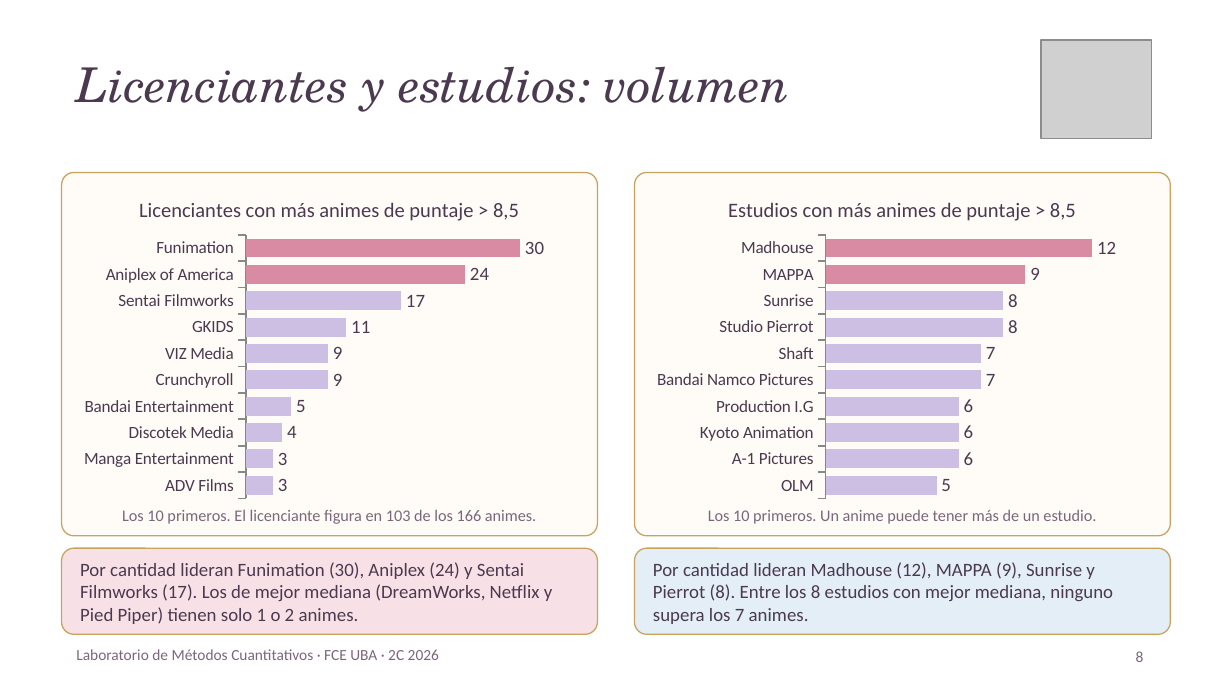
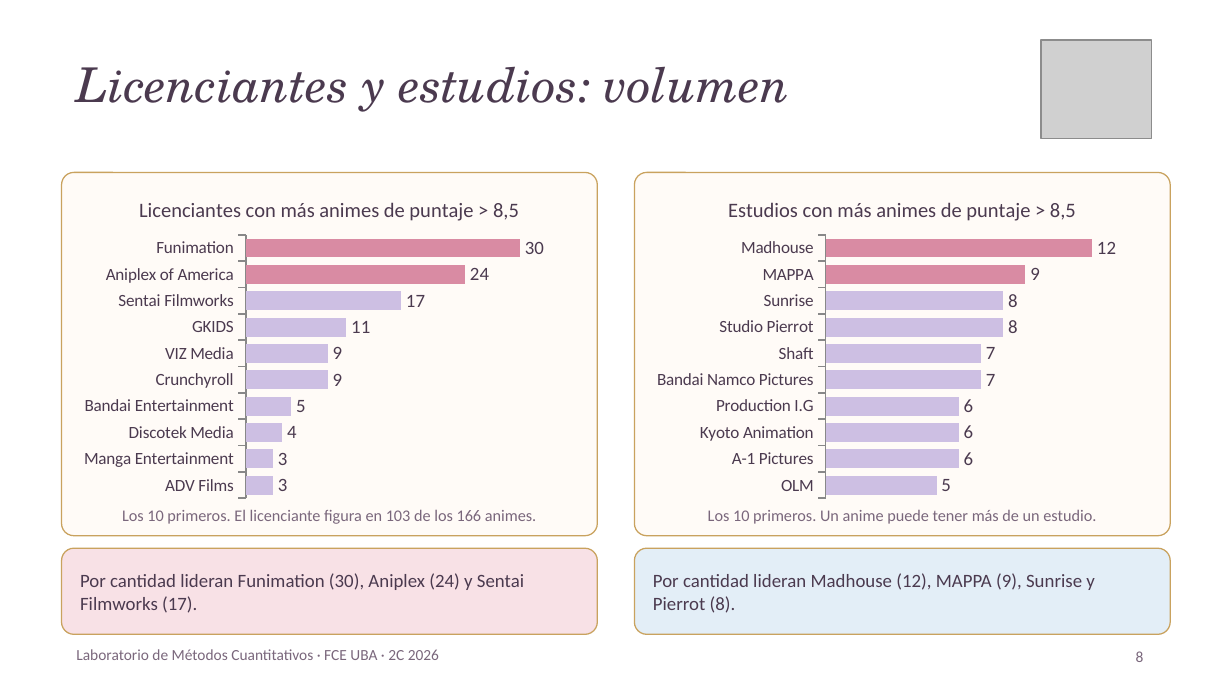
Before and after one commit to bondiolandia/TP_Laboratorio_de_M-todos_Cuantitativos_2026, a slide deck: slide 8 of Presentacion_TP_Anime_Nuevo_Orden.pptx. Drawn at 1232x693 pixels with LibreOffice and Linux fonts; fonts in the diff are those of the drawing; grey boxes stand for pictures; background and template pictures are left out. Boxes give left, top, right and bottom in pixels: in the first picture for what was removed or moved away, otherwise in the second. Text is boxed around its words. In the diff, an @@ line names an element or a change of style, - is before the commit and + after.

```diff
--- a/Presentacion_TP_Anime_Nuevo_Orden.pptx
+++ b/Presentacion_TP_Anime_Nuevo_Orden.pptx
@@ text at (80, 573, 524, 613): text changed @@
-Por cantidad lideran Funimation (30), Aniplex (24) y Sentai Filmworks (17). Los de mejor mediana (DreamWorks, Netflix y Pied Piper) tienen solo 1 o 2 animes.
+Por cantidad lideran Funimation (30), Aniplex (24) y Sentai Filmworks (17).
@@ text at (653, 573, 1095, 613): text changed @@
-Por cantidad lideran Madhouse (12), MAPPA (9), Sunrise y Pierrot (8). Entre los 8 estudios con mejor mediana, ninguno supera los 7 animes.
+Por cantidad lideran Madhouse (12), MAPPA (9), Sunrise y Pierrot (8).
```
Also in this commit, not shown: 1 other slide changed.
